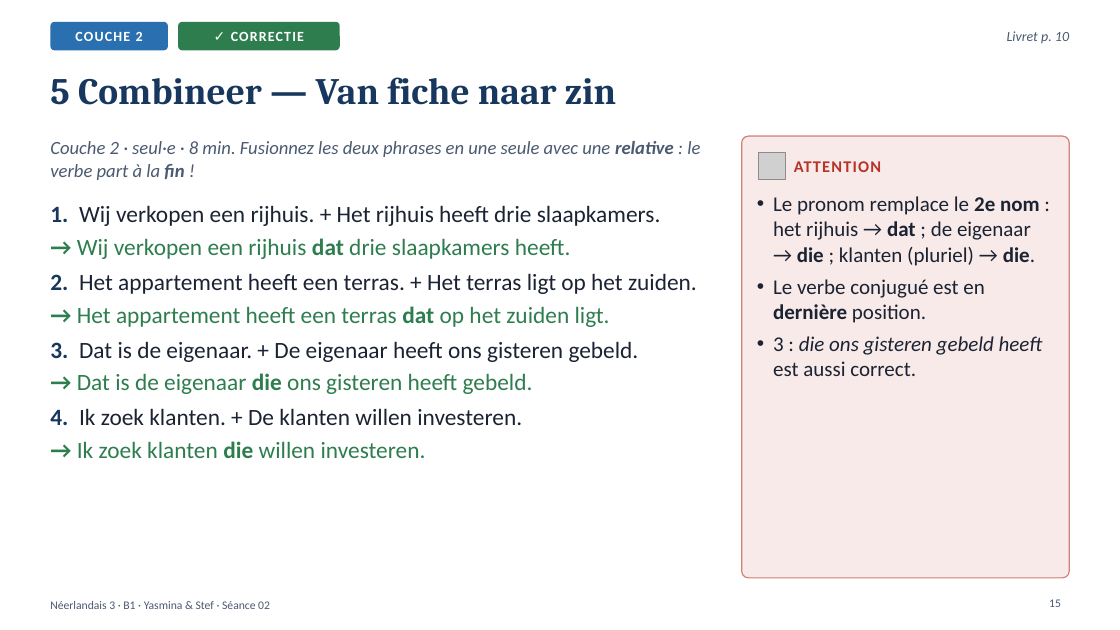
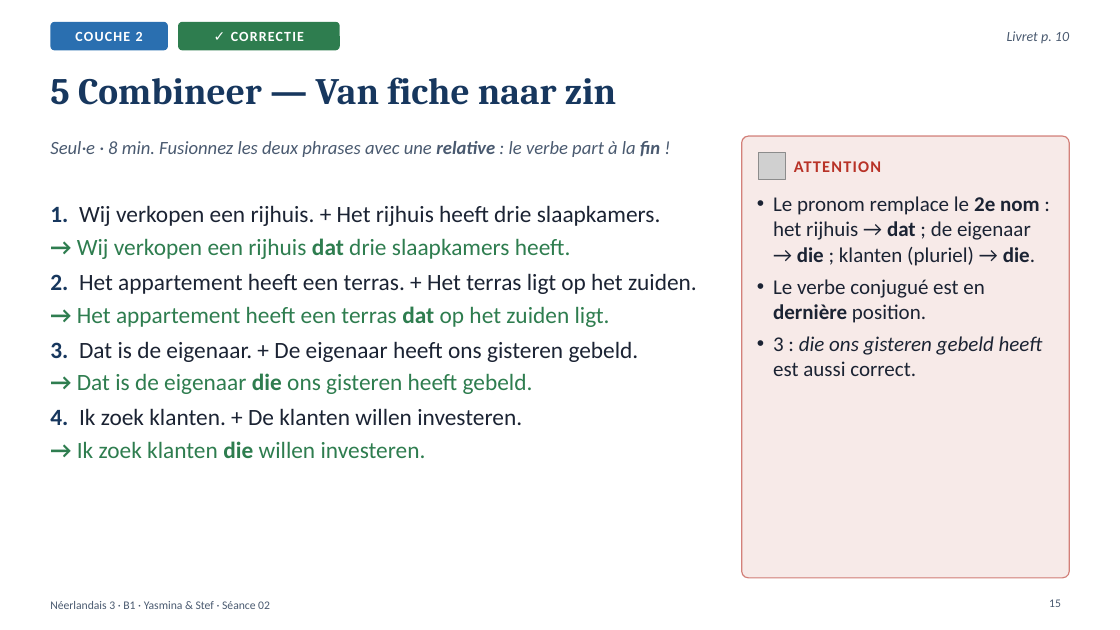
Before and after one commit to ajouniaux/talenleren, a slide deck: slide 15 of neerlandais3/powerpoints/Seance_02_De_woning_beschrijven.pptx. Drawn at 1120x630 pixels with LibreOffice and Linux fonts; fonts in the diff are those of the drawing; grey boxes stand for pictures. Boxes give left, top, right and bottom in pixels: in the first picture for what was removed or moved away, otherwise in the second. Text is boxed around its words. In the diff, an @@ line names an element or a change of style, - is before the commit and + after.

```diff
--- a/neerlandais3/powerpoints/Seance_02_De_woning_beschrijven.pptx
+++ b/neerlandais3/powerpoints/Seance_02_De_woning_beschrijven.pptx
@@ text at [50, 141, 660, 157]: text changed @@
-Couche 2 · seul·e · 8 min. Fusionnez les deux phrases en une seule avec une relative : le verbe part à la fin !
+Seul·e · 8 min. Fusionnez les deux phrases avec une relative : le verbe part à la fin !
```
Also in this commit, not shown: 18 other slides changed, 4 slides added, 5 slides removed, 15 other files.
